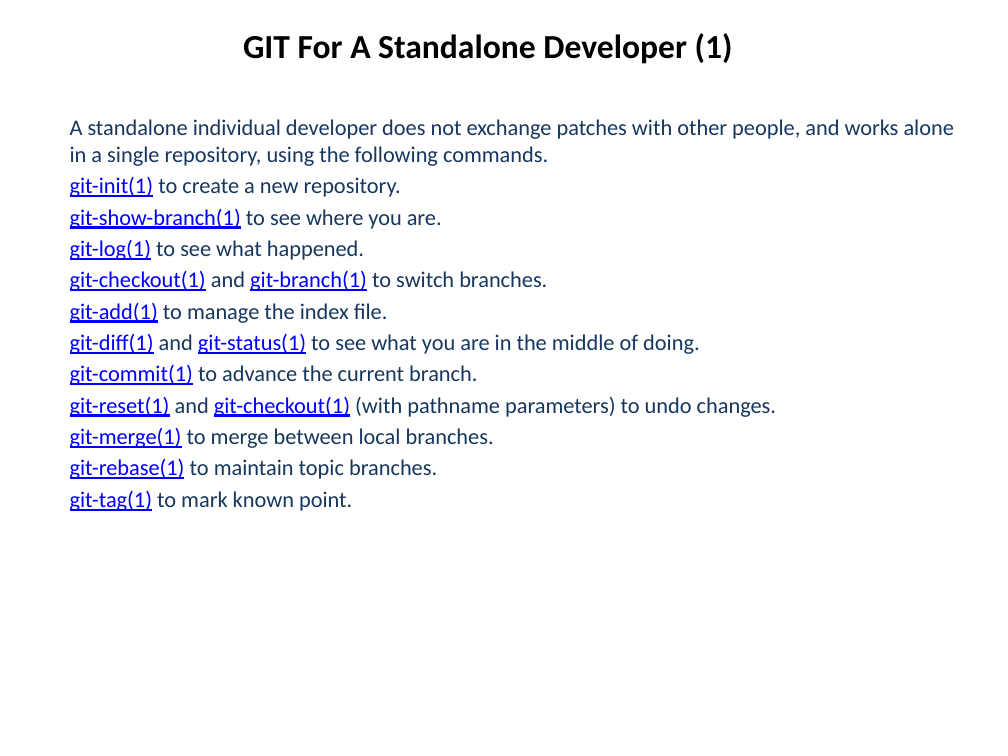
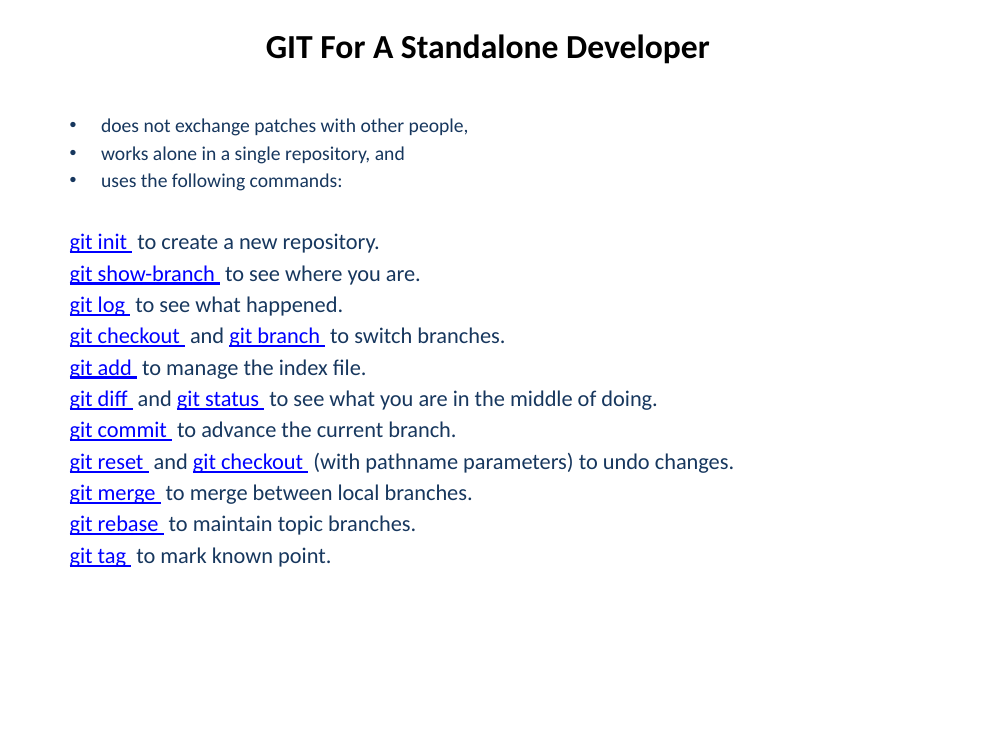
Before and after one commit to hanbei/git_tutorial, a slide deck: slide 32 of architektur.pptx (slide 39 before the commit). Drawn at 1008x756 pixels with LibreOffice and Linux fonts; fonts in the diff are those of the drawing. Boxes give left, top, right and bottom in pixels: in the first picture for what was removed or moved away, otherwise in the second. Text is boxed around its words. In the diff, an @@ line names an element or a change of style, - is before the commit and + after.

```diff
--- a/architektur.pptx
+++ b/architektur.pptx
@@ title at (266,34,710,64): text changed @@
-GIT For A Standalone Developer (1)
+GIT For A Standalone Developer
@@ subtitle at (70,118,734,567): text changed @@
-A standalone individual developer does not exchange patches with other people, and works alone in a single repository, using the following commands.
-git-init(1) to create a new repository.
-git-show-branch(1) to see where you are.
-git-log(1) to see what happened.
-git-checkout(1) and git-branch(1) to switch branches.
-git-add(1) to manage the index file.
-git-diff(1) and git-status(1) to see what you are in the middle of doing.
-git-commit(1) to advance the current branch.
-git-reset(1) and git-checkout(1) (with pathname parameters) to undo changes.
-git-merge(1) to merge between local branches.
-git-rebase(1) to maintain topic branches.
-git-tag(1) to mark known point.
+• does not exchange patches with other people,
+• works alone in a single repository, and
+• uses the following commands:
+git init to create a new repository.
+git show-branch to see where you are.
+git log to see what happened.
+git checkout and git branch to switch branches.
+git add to manage the index file.
+git diff and git status to see what you are in the middle of doing.
+git commit to advance the current branch.
+git reset and git checkout (with pathname parameters) to undo changes.
+git merge to merge between local branches.
+git rebase to maintain topic branches.
+git tag to mark known point.
```
Also in this commit, not shown: 8 other slides changed, 7 slides removed.
